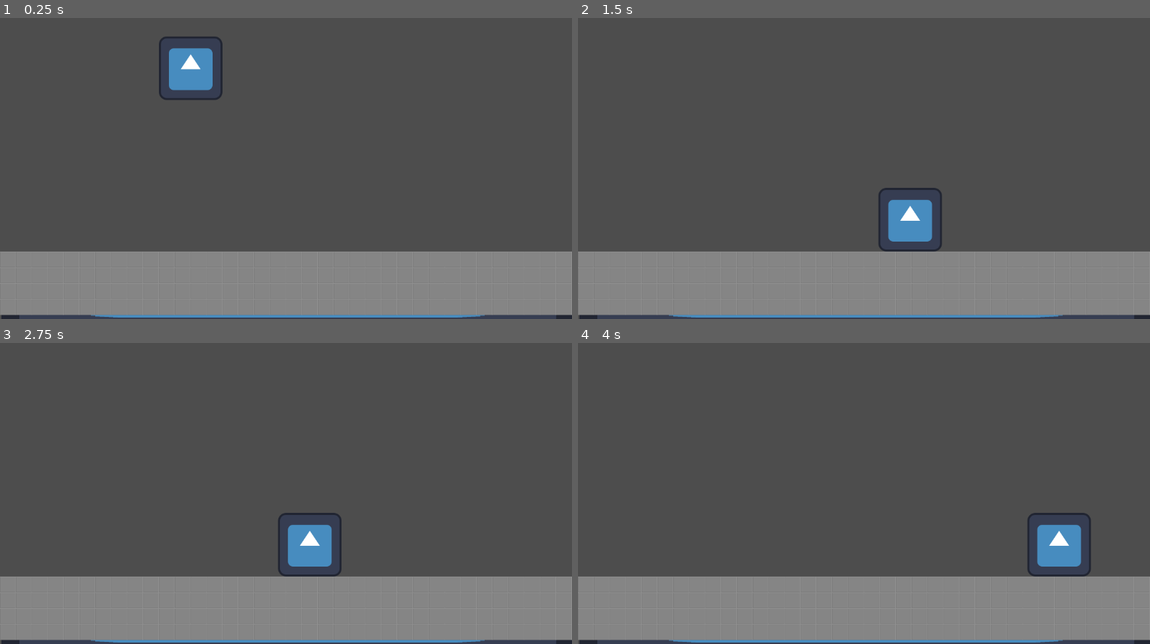
Above: before the commit, frames 1-4 (two rows, left to right).
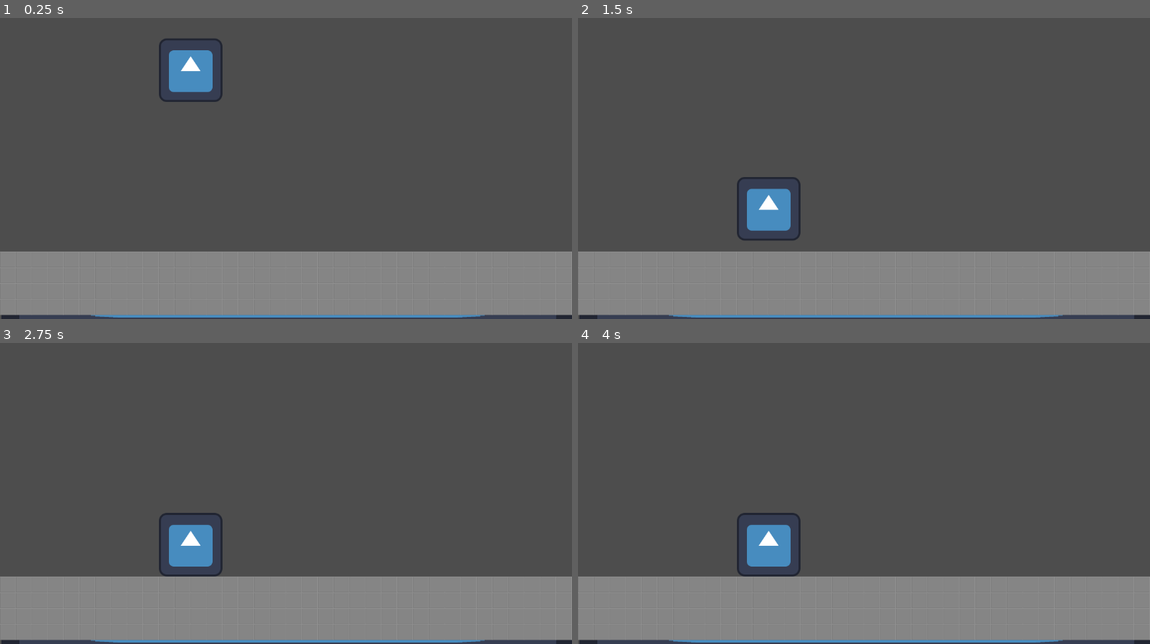
Above: after the commit, the same moments.

Repository: zharzh0/GameJam2024-Saunaryhm-vs-Kehityshelvetti
Game: Godot game, scene res://game.tscn
The game is run twice, just before and just after one commit, with the same random seed, the same clock (stepped at 60 frames per second) and the same inputs. The engine's default icon, where the game draws it, is replaced by a stand-in: a white triangle on a blue panel in a dark square.
Inputs:
- Up to frame 1 (0.25 s): no input
- Up to frame 2 (1.5 s): tap Enter (ui_accept) at 0.5, 0.6 s; hold W (jump, bound only after the commit) 0.53-1.28 s; hold Right (ui_right) from 0.53 s (still down); tap W (jump, bound only after the commit) at 1.35 s
- Up to frame 3 (2.75 s): tap W (jump, bound only after the commit) at 1.52, 1.82 s; tap Enter (ui_accept) at 1.55, 2.1 s; release Right (ui_right) at 2.03 s; hold Left (ui_left) from 2.03 s (still down); hold W (jump, bound only after the commit) from 2.03 s (still down)
- Up to frame 4 (4 s): release Left (ui_left) at 2.78 s; release W (jump, bound only after the commit) at 2.78 s; hold Right (ui_right) from 2.78 s (still down); tap Enter (ui_accept) at 2.85 s; tap W (jump, bound only after the commit) at 3.02, 3.32 s; hold W (jump, bound only after the commit) from 3.53 s (still down)

The runs differ from the first frame. In frame 1, 0.4% of the frame differs, in the area x 27-39%, y 6-28%; in frame 2, 2.7%; in frame 3, 2.7%, in the area x 27-60%, y 56-78%; in frame 4, 2.7%.

Commit message:
input map, character ja player script

Diff:
--- a/saunaryhma_vs_kehityshelvetti/Scripts/character.gd
+++ b/saunaryhma_vs_kehityshelvetti/Scripts/character.gd
@@ -1,25 +1,118 @@
-extends CharacterBody2D
+class_name Character extends CharacterBody2D
+
+var _is_bound : bool
+var _min : Vector2
+var _max : Vector2
+
+@export_category("Locomotion")
+@export var _speed : float = 8
+@export var _acceleration : float = 16
+@export var _deceleration : float = 32
+
+@export_category("Jump")
+@export var _jump_height : float = 2.5
+@export var _air_control : float = 0.5
+@export var _jump_dust : PackedScene
+var _jump_velocity : float
+
+@export_category("Sprite")
+@export var _is_facing_left: bool
+@export var _flipped : bool
+@onready var _sprite : Sprite2D = $Sprite2D
+var _was_on_floor : bool
+
+signal changed_direction(is_facing_left : bool)
+signal landed(floor_height : float)
+
+var gravity = ProjectSettings.get_setting("physics/2d/default_gravity")
+
+var _direction : float
+
+func _ready():
+	_speed *= Global.ppt
+	_acceleration *= Global.ppt
+	_deceleration *= Global.ppt
+	_jump_height *= Global.ppt
+	_jump_velocity = sqrt(_jump_height * gravity * 2) * -1
+	face_left() if _is_facing_left else face_right()
+
+#region Public Methods
+
+func set_bounds(min_boundary : Vector2, max_boundary : Vector2):
+	_is_bound = true
+	_min = min_boundary
+	_max = max_boundary
+	var sprite_size : Vector2 = _sprite.get_rect().size
+	_min.x += sprite_size.x / 2
+	_max.x -= sprite_size.x / 2
+	_min.y += sprite_size.y / 2
+
+func face_left():
+	_is_facing_left = true
+	if _flipped == true:
+		_sprite.flip_h = false
+	else:
+		_sprite.flip_h = true
+	changed_direction.emit(_is_facing_left)
+
+func face_right():
+	_is_facing_left = false
+	if _flipped == true:
+		_sprite.flip_h = true
+	else:
+		_sprite.flip_h = false
+	changed_direction.emit(_is_facing_left)
+
+func run(direction : float):
+	_direction = direction
+
+func jump():
+	if is_on_floor():
+		velocity.y = _jump_velocity
 
 
-const SPEED = 300.0
-const JUMP_VELOCITY = -400.0
+func stop_jump():
+	if velocity.y < 0:
+		velocity.y = 0
+
+#endregion
+
+func _physics_process(delta: float) -> void:
+	if not _is_facing_left && sign(_direction) == -1:
+		face_left()
+	elif _is_facing_left && sign(_direction) == 1:
+		face_right()
+	if is_on_floor():
+		_ground_physics(delta)
+	else:
+		_air_physics(delta)
+	_was_on_floor = is_on_floor()
+	move_and_slide()
+	if not _was_on_floor && is_on_floor():
+		_landed()
+	if _is_bound:
+		position.x = clamp(position.x, _min.x, _max.x)
+		position.y = clamp(position.y, _min.y, _max.y)
 
 
-func _physics_process(delta: float) -> void:
-	# Add the gravity.
-	if not is_on_floor():
-		velocity += get_gravity() * delta
+func _ground_physics(delta : float):
+	if _direction == 0:
+		velocity.x = move_toward(velocity.x, 0, _deceleration * delta)
+	elif velocity.x == 0 || sign(_direction) == sign(velocity.x) :
+		velocity.x = move_toward(velocity.x, _direction * _speed, _acceleration * delta)
+	else:
+		velocity.x = move_toward(velocity.x, _direction * _speed, _deceleration * delta)
 
-	# Handle jump.
-	if Input.is_action_just_pressed("ui_accept") and is_on_floor():
-		velocity.y = JUMP_VELOCITY
+func _air_physics(delta : float):
+	velocity.y += gravity * delta
+	if _direction != 0:
+		velocity.x = move_toward(velocity.x, _direction * _speed, _acceleration * _air_control * delta)
 
-	# Get the input direction and handle the movement/deceleration.
-	# As good practice, you should replace UI actions with custom gameplay actions.
-	var direction := Input.get_axis("ui_left", "ui_right")
-	if direction:
-		velocity.x = direction * SPEED
-	else:
-		velocity.x = move_toward(velocity.x, 0, SPEED)
+func _landed():
+	landed.emit(position.y)
 
-	move_and_slide()
+func _spawn_dust(dust : PackedScene):
+	var _dust = dust.instantiate()
+	_dust.position = position
+	_dust.flip_h = _sprite.flip_h
+	get_parent().add_child(_dust)
--- /dev/null
+++ b/saunaryhma_vs_kehityshelvetti/Scripts/player.gd
@@ -0,0 +1,13 @@
+extends Node
+
+@onready var _character = get_parent()
+
+func _input(event : InputEvent):
+	if event.is_action_pressed("jump"):
+		_character.jump()
+	if event.is_action_released("jump"):
+		_character.stop_jump()
+
+# Called every frame. 'delta' is the elapsed time since the previous frame.
+func _process(_delta: float):
+	_character.run(Input.get_axis("run_left", "run_right"))
--- a/saunaryhma_vs_kehityshelvetti/game.tscn
+++ b/saunaryhma_vs_kehityshelvetti/game.tscn
@@ -1,6 +1,7 @@
-[gd_scene load_steps=5 format=3 uid="uid://cxdncio0wgpnu"]
+[gd_scene load_steps=6 format=3 uid="uid://cxdncio0wgpnu"]
 
 [ext_resource type="PackedScene" uid="uid://t1kf7ienpq8h" path="res://Scenes/Characters/player1.tscn" id="1_5fyvd"]
+[ext_resource type="Script" path="res://Scripts/player.gd" id="2_t50lp"]
 [ext_resource type="Texture2D" uid="uid://drl6eog8m0gos" path="res://icon.svg" id="2_yyyv7"]
 [ext_resource type="PackedScene" uid="uid://yssdwn2jv46g" path="res://Scenes/Levels/level1.tscn" id="3_w88do"]
 
@@ -11,6 +12,9 @@
 
 [node name="Player1" parent="." instance=ExtResource("1_5fyvd")]
 position = Vector2(384, 114)
+
+[node name="Player" type="Node" parent="Player1"]
+script = ExtResource("2_t50lp")
 
 [node name="Sprite2D" type="StaticBody2D" parent="."]
 position = Vector2(579.5, 620)
--- a/saunaryhma_vs_kehityshelvetti/project.godot
+++ b/saunaryhma_vs_kehityshelvetti/project.godot
@@ -24,6 +24,34 @@
 
 project/assembly_name="Saunaryhma_vs_kehityshelvetti"
 
+[input]
+
+run_left={
+"deadzone": 0.5,
+"events": [Object(InputEventKey,"resource_local_to_scene":false,"resource_name":"","device":-1,"window_id":0,"alt_pressed":false,"shift_pressed":false,"ctrl_pressed":false,"meta_pressed":false,"pressed":false,"keycode":0,"physical_keycode":65,"key_label":0,"unicode":97,"location":0,"echo":false,"script":null)
+]
+}
+run_right={
+"deadzone": 0.5,
+"events": [Object(InputEventKey,"resource_local_to_scene":false,"resource_name":"","device":-1,"window_id":0,"alt_pressed":false,"shift_pressed":false,"ctrl_pressed":false,"meta_pressed":false,"pressed":false,"keycode":0,"physical_keycode":68,"key_label":0,"unicode":100,"location":0,"echo":false,"script":null)
+]
+}
+jump={
+"deadzone": 0.5,
+"events": [Object(InputEventKey,"resource_local_to_scene":false,"resource_name":"","device":-1,"window_id":0,"alt_pressed":false,"shift_pressed":false,"ctrl_pressed":false,"meta_pressed":false,"pressed":false,"keycode":0,"physical_keycode":87,"key_label":0,"unicode":119,"location":0,"echo":false,"script":null)
+]
+}
+attack={
+"deadzone": 0.5,
+"events": [Object(InputEventKey,"resource_local_to_scene":false,"resource_name":"","device":-1,"window_id":0,"alt_pressed":false,"shift_pressed":false,"ctrl_pressed":false,"meta_pressed":false,"pressed":false,"keycode":0,"physical_keycode":32,"key_label":0,"unicode":32,"location":0,"echo":false,"script":null)
+]
+}
+action={
+"deadzone": 0.5,
+"events": [Object(InputEventKey,"resource_local_to_scene":false,"resource_name":"","device":-1,"window_id":0,"alt_pressed":false,"shift_pressed":false,"ctrl_pressed":false,"meta_pressed":false,"pressed":false,"keycode":0,"physical_keycode":69,"key_label":0,"unicode":101,"location":0,"echo":false,"script":null)
+]
+}
+
 [layer_names]
 
 2d_physics/layer_1="Terrain"
